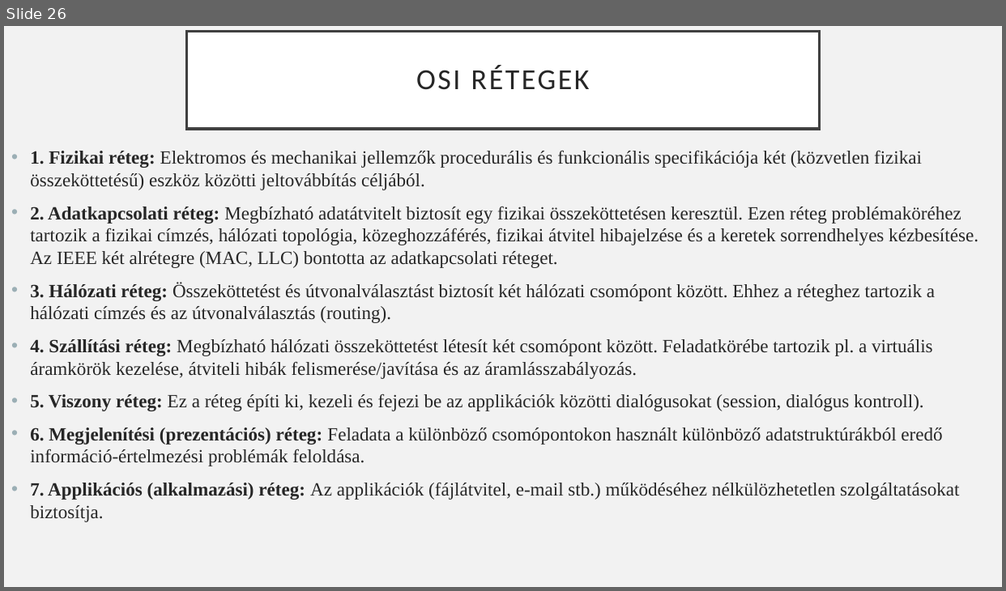
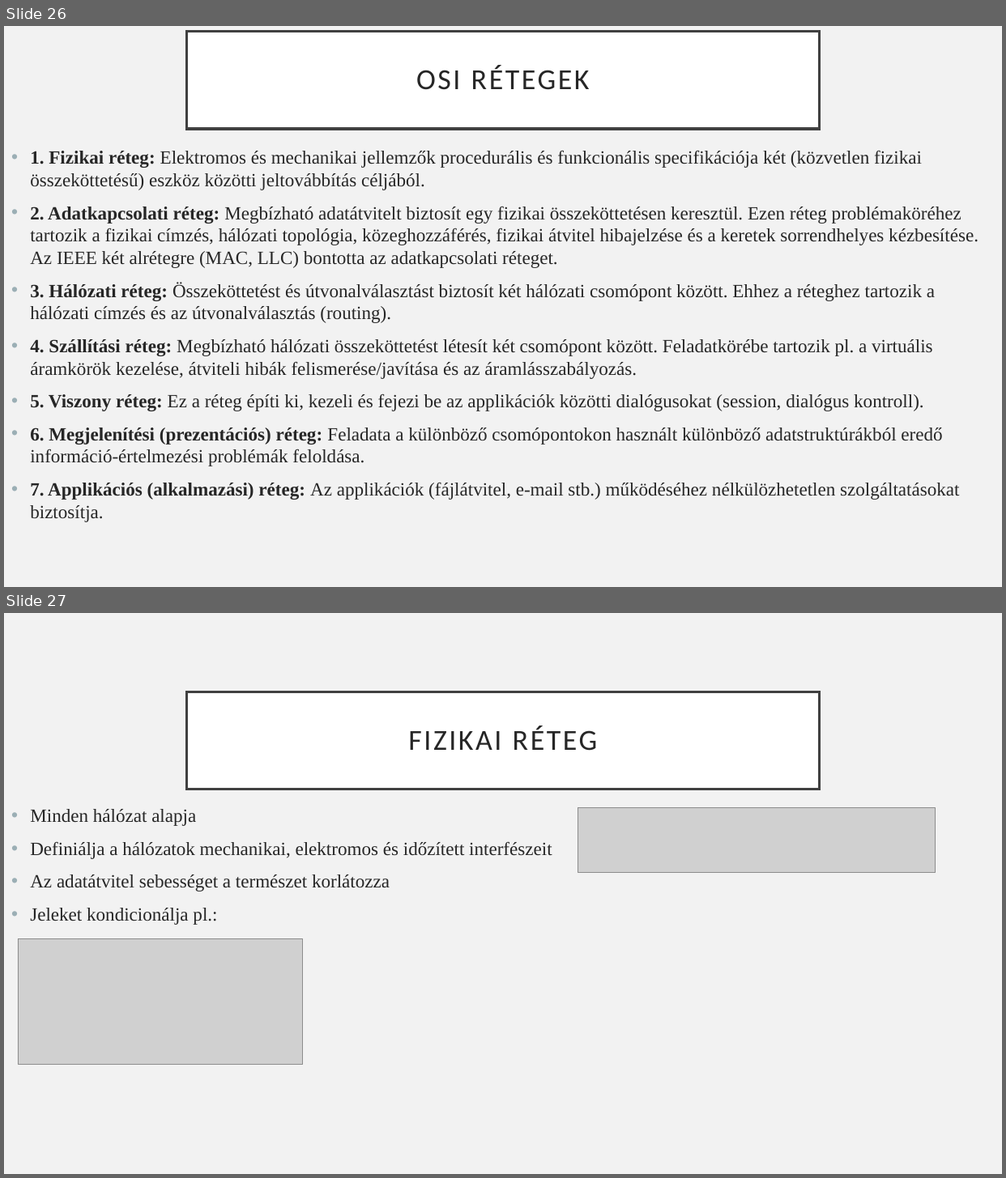
Before and after one commit to Feenc/sulishtml, a slide deck: cisco/cisco2.pptx. Shown one above the other, each under a label of ours: slide 26 before the commit, slides 26 and 27 after it. The pictures are 1006x591 and 1006x1178 pixels, drawn with LibreOffice and Linux fonts; fonts in the diff are those of the drawing; grey boxes stand for pictures. Boxes give left, top, right and bottom in pixels: in the first picture for what was removed or moved away, otherwise in the second. Text is boxed around its words. In the diff, an @@ line names an element or a change of style, - is before the commit and + after.

```diff
--- a/cisco/cisco2.pptx
+++ b/cisco/cisco2.pptx
@@ slide 27 added at <box>4,613,1002,1174</box>, background #F2F2F2 @@
@@ title added at <box>187,692,819,789</box>, fill #FFFFFF, outline #404040 2.5 pt, 28 pt, text #262626 @@
+FIZIKAI RÉTEG
@@ text added at <box>30,809,552,925</box>, 18 pt, text #262626 @@
+• Minden hálózat alapja
+• Definiálja a hálózatok mechanikai, elektromos és időzített interfészeit
+• Az adatátvitel sebességet a természet korlátozza
+• Jeleket kondicionálja pl.:
@@ picture added at <box>578,808,936,873</box> @@
@@ picture added at <box>19,939,303,1065</box> @@
```
Also in this commit, not shown: 20 other files.
